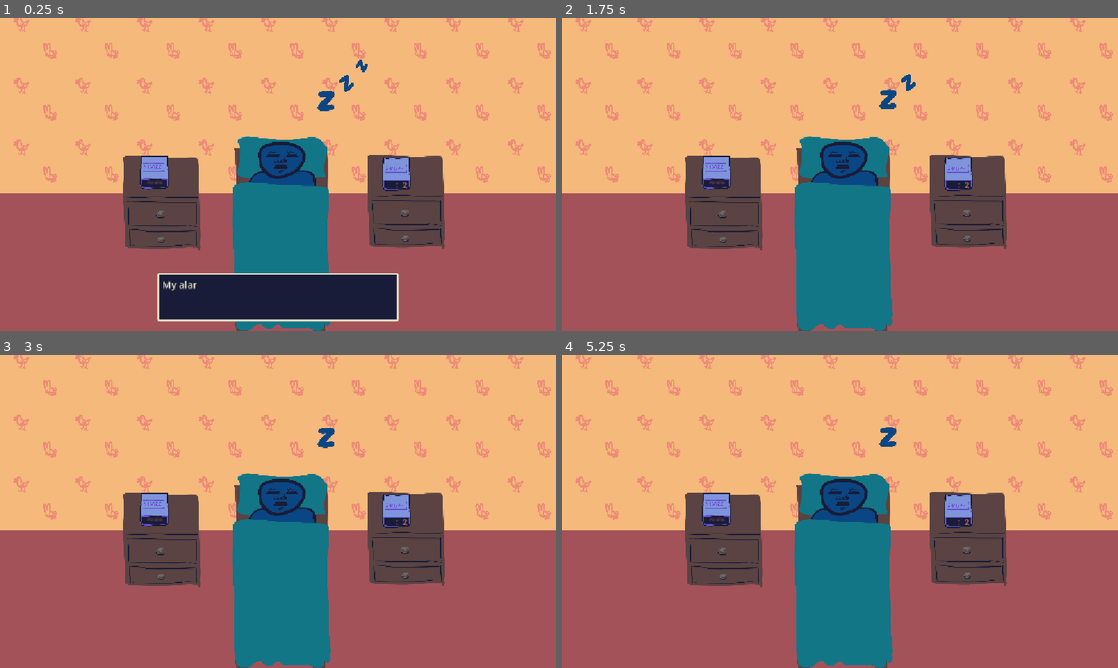
Above: before the commit, frames 1-4 (two rows, left to right).
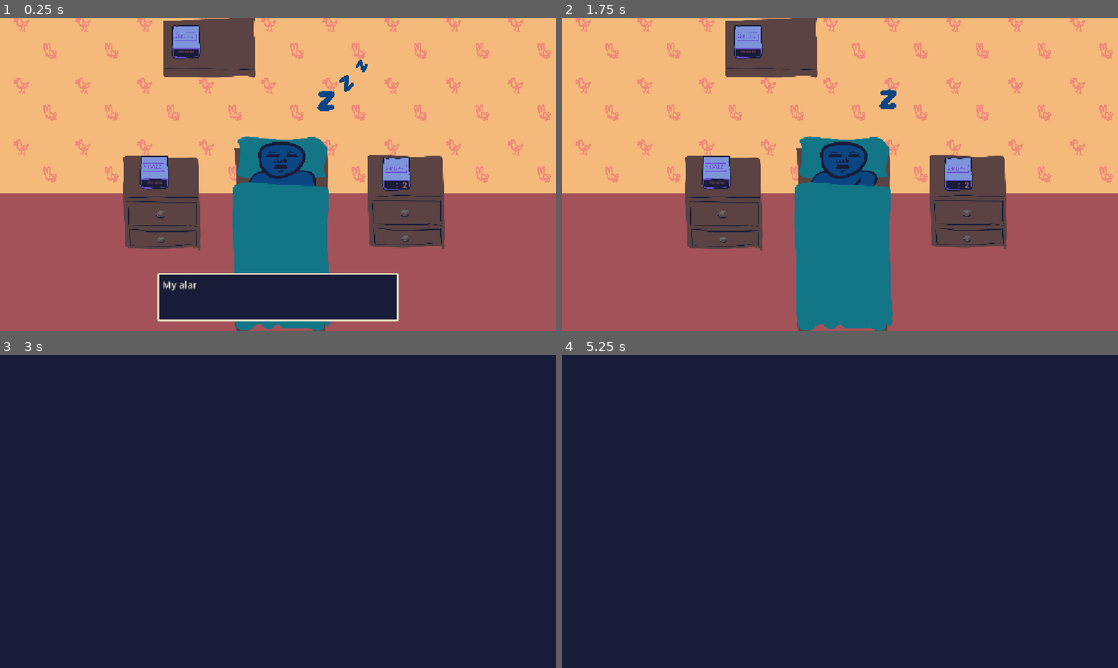
Above: after the commit, the same moments.

Repository: harperstoeckle/be_late_for_work
Game: Godot game, scene res://scenes/main.tscn
Two runs of this game, one before a commit and one after it. Both use one fixed random seed, a clock stepped at 60 frames per second and the inputs below. Sound files missing from this copy of the repository are replaced by a short silence.
Inputs:
- Up to frame 1 (0.25 s): no input
- Up to frame 2 (1.75 s): tap Enter (ui_accept) at 0.5, 0.77, 1.52 s; hold Up (ui_up) 0.53-1.28 s; hold L (snooze_2, bound only after the commit) 0.53-1.28 s; hold Down (ui_down) from 1.28 s (still down); tap J (snooze_0) at 1.35 s; tap L (snooze_2, bound only after the commit) at 1.55 s
- Up to frame 3 (3 s): tap Enter (ui_accept) at 2 s; release Down (ui_down) at 2.03 s; hold K (snooze_1) 2.03-2.78 s; hold Up (ui_up) from 2.03 s (still down); tap L (snooze_2, bound only after the commit) at 2.3, 2.85 s
- Up to frame 4 (5.25 s): tap Enter (ui_accept) at 3.02, 3.5, 3.77, 4.52 s; release Up (ui_up) at 3.53 s; hold L (snooze_2, bound only after the commit) 3.53-4.28 s; hold Down (ui_down) from 3.53 s (still down); tap J (snooze_0) at 4.35 s; tap L (snooze_2, bound only after the commit) at 4.55 s; hold K (snooze_1) from 5.03 s (still down)

The runs differ from the first frame. In frame 1, 3.0% of the frame differs, in the area x 29-46%, y 0-20%; in frame 2, 3.1%; in frame 3, 99%, in the area x 0-100%, y 0-100%; in frame 4, 99%.
Error before the commit: Modulo by zero error in operator '%'. (res://scripts/main.gd:137)
Error after the commit: Modulo by zero error in operator '%'. (res://scripts/main.gd:147)

Commit message:
Add a third alarm clock

Diff:
--- a/project.godot
+++ b/project.godot
@@ -55,6 +55,11 @@
 "events": [Object(InputEventKey,"resource_local_to_scene":false,"resource_name":"","device":-1,"window_id":0,"alt_press …(192 unchanged characters)…
 ]
 }
+snooze_2={
+"deadzone": 0.2,
+"events": [Object(InputEventKey,"resource_local_to_scene":false,"resource_name":"","device":-1,"window_id":0,"alt_pressed":false,"shift_pressed":false,"ctrl_pressed":false,"meta_pressed":false,"pressed":false,"keycode":0,"physical_keycode":76,"key_label":0,"unicode":108,"location":0,"echo":false,"script":null)
+]
+}
 
 [physics]
 
--- a/scenes/main.tscn
+++ b/scenes/main.tscn
@@ -13,6 +13,7 @@
 [ext_resource type="Script" uid="uid://bt1xo6t2h80c1" path="res://scripts/effect_spawner.gd" id="11_ya4ey"]
 [ext_resource type="PackedScene" uid="uid://c8alxu2rjeudw" path="res://scenes/effects/success.tscn" id="12_trceg"]
 [ext_resource type="PackedScene" uid="uid://ckylwjslyans7" path="res://scenes/effects/failure.tscn" id="13_a8y0u"]
+[ext_resource type="Texture2D" uid="uid://bb4a3afqmrx86" path="res://textures/shelf.png" id="14_a8y0u"]
 
 [sub_resource type="StyleBoxFlat" id="StyleBoxFlat_85g3d"]
 content_margin_left = 10.0
@@ -79,11 +80,19 @@
 scale = Vector2(0.4, 0.4)
 texture = ExtResource("8_85g3d")
 
+[node name="Shelf" type="Sprite2D" parent="." unique_id=176005732]
+position = Vector2(434.4001, 46.400005)
+scale = Vector2(0.4, 0.4)
+texture = ExtResource("14_a8y0u")
+
 [node name="AlarmClock" parent="." unique_id=907858564 instance=ExtResource("9_85g3d")]
 position = Vector2(822.00006, 321)
 
 [node name="AlarmClock2" parent="." unique_id=164746242 instance=ExtResource("9_85g3d")]
 position = Vector2(321, 318)
+
+[node name="AlarmClock3" parent="." unique_id=628270595 instance=ExtResource("9_85g3d")]
+position = Vector2(386.4001, 47.40001)
 
 [node name="BedBase" type="Sprite2D" parent="." unique_id=540930035]
 position = Vector2(583, 464.00003)
--- a/scripts/main.gd
+++ b/scripts/main.gd
@@ -31,6 +31,7 @@
 @onready var _miss_player: AudioStreamPlayer = $MissPlayer
 @onready var _alarm_clock: AlarmClock = $AlarmClock
 @onready var _alarm_clock_2: AlarmClock = $AlarmClock2
+@onready var _alarm_clock_3: AlarmClock = $AlarmClock3
 @onready var _arm_border: Line2D = %ArmBorder
 @onready var _arm_inside: Line2D = %ArmInside
 @onready var _default_hand_ref: Node2D = %DefaultHandRef
@@ -39,6 +40,7 @@
 @onready var _dialogue_blip_player: AudioStreamPlayer = $DialogueBlipPlayer
 @onready var _nightstand: Sprite2D = $Nightstand
 @onready var _nightstand_2: Sprite2D = $Nightstand2
+@onready var _shelf: Sprite2D = $Shelf
 @onready var _sleep_zs_root: Node2D = $SleepZsRoot
 @onready var _overlay: ColorRect = %Overlay
 @onready var _success_effect_spawner: EffectSpawner = $SuccessEffectSpawner
@@ -84,6 +86,7 @@
 
 var _alarm_spec_0 := AlarmSpec.new()
 var _alarm_spec_1 := AlarmSpec.new()
+var _alarm_spec_2 := AlarmSpec.new()
 
 
 func _ready() -> void:
@@ -101,6 +104,13 @@
 	_alarm_spec_1.miss_hand_offset = Vector2(50, 0)
 	_alarm_spec_1.alarm = _alarm_clock_2
 	_alarm_spec_1.miss_object = _nightstand_2
+
+	_alarm_spec_2.beep_pattern = [0, 1, 2, 3]
+	_alarm_spec_2.input_subdivision = 10
+	_alarm_spec_2.miss_response_subdivision = 12
+	_alarm_spec_2.miss_hand_offset = Vector2(50, 0)
+	_alarm_spec_2.alarm = _alarm_clock_3
+	_alarm_spec_2.miss_object = _shelf
 
 	_sleep_zs.assign(_sleep_zs_root.find_children("", "SleepZ", false, false))
 	_num_lives_left = max(1, _sleep_zs.size())
@@ -160,6 +170,8 @@
 		_do_alarm_input(_alarm_spec_0)
 	elif event.is_action_pressed("snooze_1"):
 		_do_alarm_input(_alarm_spec_1)
+	elif event.is_action_pressed("snooze_2"):
+		_do_alarm_input(_alarm_spec_2)
 	elif event.is_action_pressed("ui_up"):
 		_save_checkpoint()
 	elif event.is_action_pressed("ui_down"):
@@ -425,7 +437,8 @@
 	var spec: AlarmSpec = null
 	match alarm_index:
 		0: spec = _alarm_spec_0
-		_: spec = _alarm_spec_1
+		1: spec = _alarm_spec_1
+		_: spec = _alarm_spec_2
 
 	return AlarmEvent.new(start_subdivision, spec, countdown)
 
@@ -458,6 +471,7 @@
 			_queue_events([
 				_alarm(0, 0, 2),
 				_alarm(_subdiv(2), 1, 3),
+				_alarm(_subdiv(4), 2, 1)
 			])
 			_queue_next_story(_subdiv(6))
 			_story_index = 2
Binary file added: textures/shelf.png
Not shown, added: textures/shelf.png.import
Not shown, added: textures/key_j.kra
Not shown, added: textures/shelf.kra
